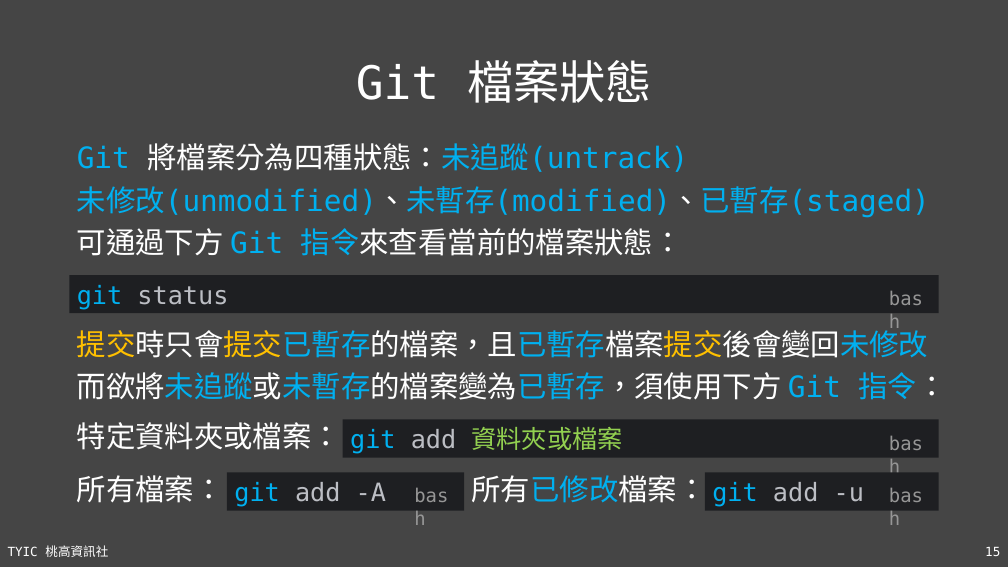
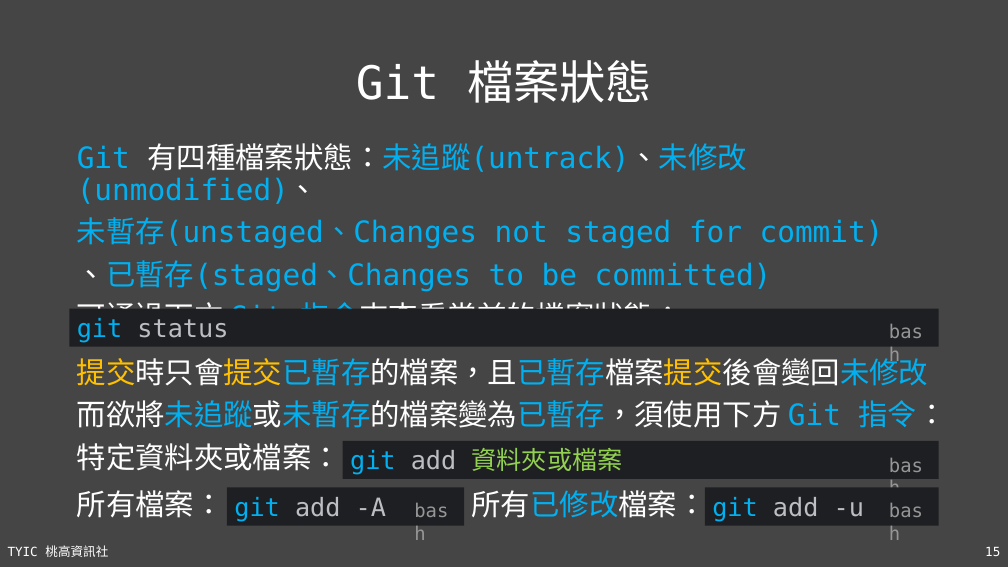
Before and after one commit to TYSHIC/slides, a slide deck: slide 15 of ppt/16_Git 與 Github.pptx. Drawn at 1008x567 pixels with LibreOffice and Linux fonts; fonts in the diff are those of the drawing. Boxes give left, top, right and bottom in pixels: in the first picture for what was removed or moved away, otherwise in the second. Text is boxed around its words. In the diff, an @@ line names an element or a change of style, - is before the commit and + after.

```diff
--- a/ppt/16_Git 與 Github.pptx
+++ b/ppt/16_Git 與 Github.pptx
@@ text at <box>77,143,884,292</box>: text changed @@
-Git 將檔案分為四種狀態：未追蹤(untrack)
-未修改(unmodified)、未暫存(modified)、已暫存(staged)
+Git 有四種檔案狀態：未追蹤(untrack)、未修改(unmodified)、
+未暫存(unstaged、Changes not staged for commit)
+、已暫存(staged、Changes to be committed)
@@ rectangle "git status": place and size @@
-rectangle "git status" at <box>70,275,939,313</box>
+rectangle "git status" at <box>70,309,939,346</box>
@@ text "bash": place and size @@
-text "bash" at <box>882,283,939,313</box>
+text "bash" at <box>882,316,939,346</box>
@@ text "提交時只會提交已暫存的檔案，且已暫存檔案提交後會變回未修改": place and size @@
-text "提交時只會提交已暫存的檔案，且已暫存檔案提交後會變回未修改" at <box>77,325,947,400</box>
+text "提交時只會提交已暫存的檔案，且已暫存檔案提交後會變回未修改" at <box>77,353,947,428</box>
@@ 2 texts, 1 rectangle: place and size @@
-2 texts, 1 rectangle at <box>77,420,939,458</box>
+2 texts, 1 rectangle at <box>77,441,939,480</box>
@@ 4 texts, 2 rectangles: place and size @@
-4 texts, 2 rectangles at <box>77,473,939,510</box>
+4 texts, 2 rectangles at <box>77,488,939,526</box>
```
Also in this commit, not shown: 1 other slide changed, 3 other files.
